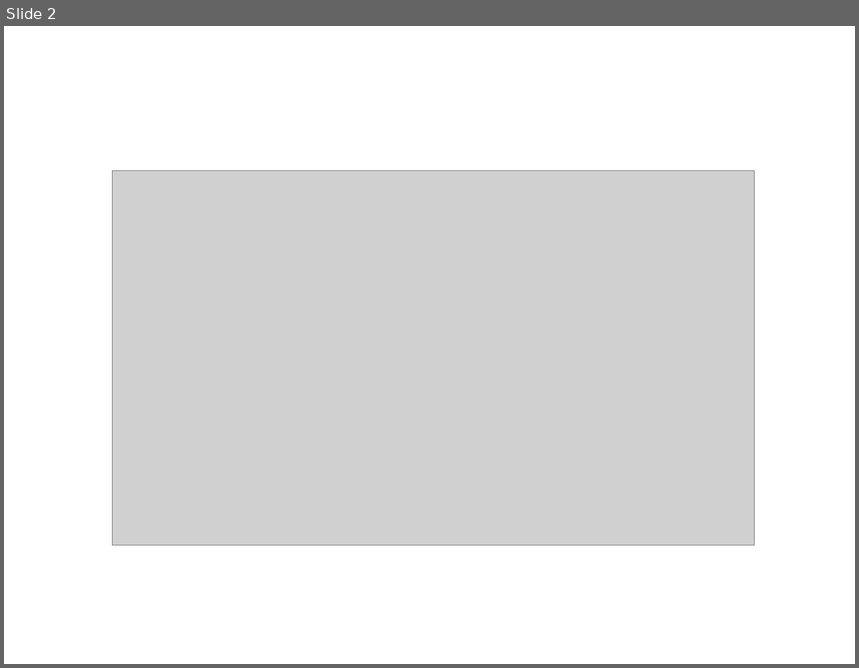
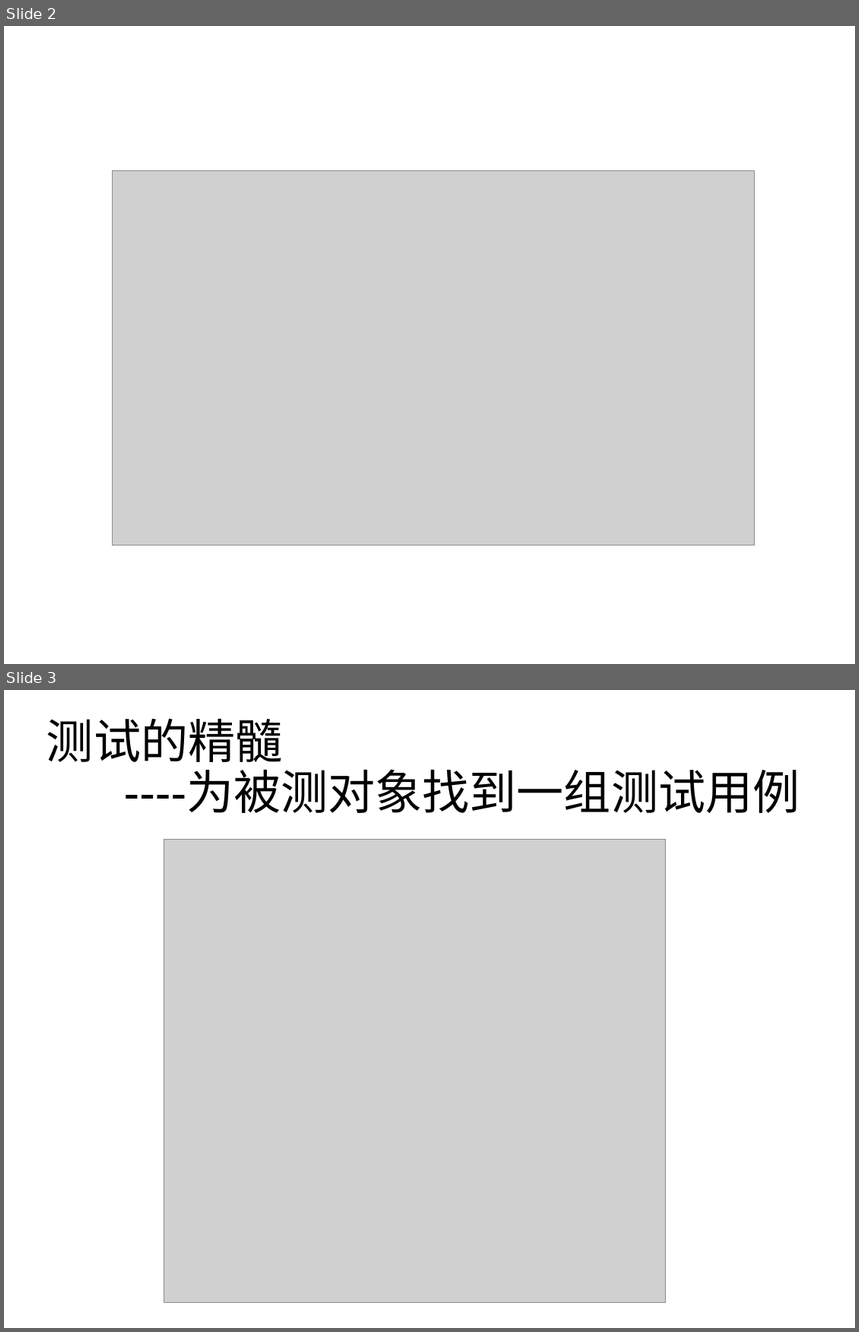
Before and after one commit to dlt-lee/Self_Learning, a slide deck: Softwaretesting.pptx. Shown one above the other, each under a label of ours: slide 2 before the commit, slides 2 and 3 after it. The pictures are 859x668 and 859x1332 pixels, drawn with LibreOffice and Linux fonts; fonts in the diff are those of the drawing; grey boxes stand for pictures; background and template pictures are left out. Boxes give left, top, right and bottom in pixels: in the first picture for what was removed or moved away, otherwise in the second. Text is boxed around its words. In the diff, an @@ line names an element or a change of style, - is before the commit and + after.

```diff
--- a/Softwaretesting.pptx
+++ b/Softwaretesting.pptx
@@ slide 3 added at box(4, 690, 855, 1328), background picture (left out) @@
@@ title added at box(47, 718, 800, 813), 44 pt, text #000000 @@
+测试的精髓
+----为被测对象找到一组测试用例
@@ picture added at box(164, 839, 666, 1303) @@
```
Also in this commit, not shown: 1 slide removed.
